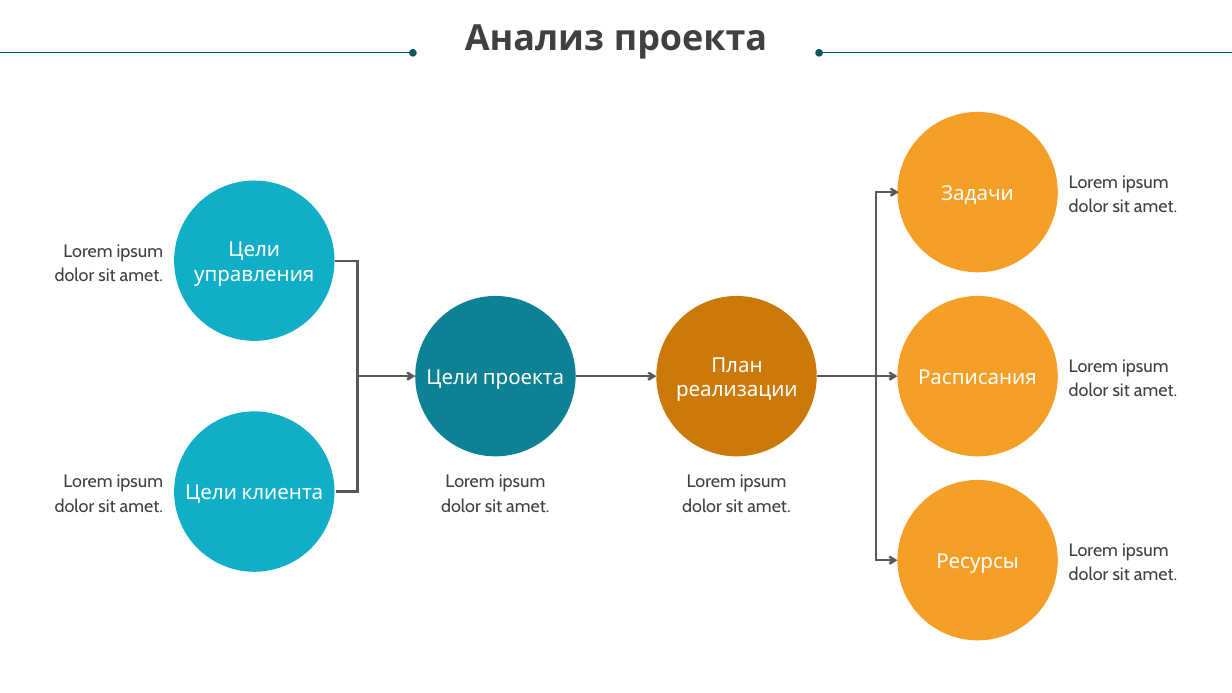
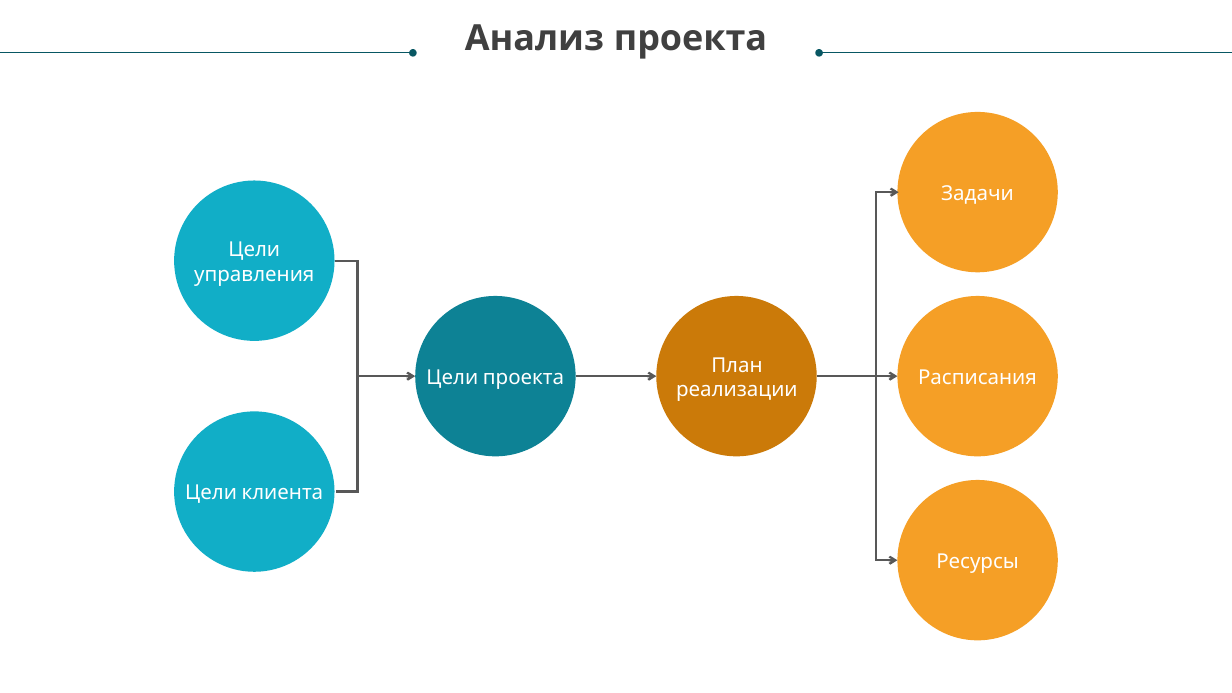
Before and after one commit to vega-d/CatClient, a slide deck: slide 4 of Presentation for CatClient on RU.pptx. Drawn at 1232x693 pixels with LibreOffice and Linux fonts; fonts in the diff are those of the drawing. Boxes give left, top, right and bottom in pixels: in the first picture for what was removed or moved away, otherwise in the second. Text is boxed around its words. In the diff, an @@ line names an element or a change of style, - is before the commit and + after.

```diff
--- a/Presentation for CatClient on RU.pptx
+++ b/Presentation for CatClient on RU.pptx
@@ text removed at (1069, 175, 1177, 212) @@
-Lorem ipsum dolor sit amet.
@@ text removed at (55, 244, 163, 281) @@
-Lorem ipsum dolor sit amet.
@@ text removed at (1069, 359, 1177, 396) @@
-Lorem ipsum dolor sit amet.
@@ text removed at (55, 474, 163, 512) @@
-Lorem ipsum dolor sit amet.
@@ text removed at (441, 474, 549, 512) @@
-Lorem ipsum dolor sit amet.
@@ text removed at (682, 474, 790, 512) @@
-Lorem ipsum dolor sit amet.
@@ text removed at (1069, 543, 1177, 580) @@
-Lorem ipsum dolor sit amet.
```
Also in this commit, not shown: 5 other slides changed, 1 slide removed, 1 other file.
